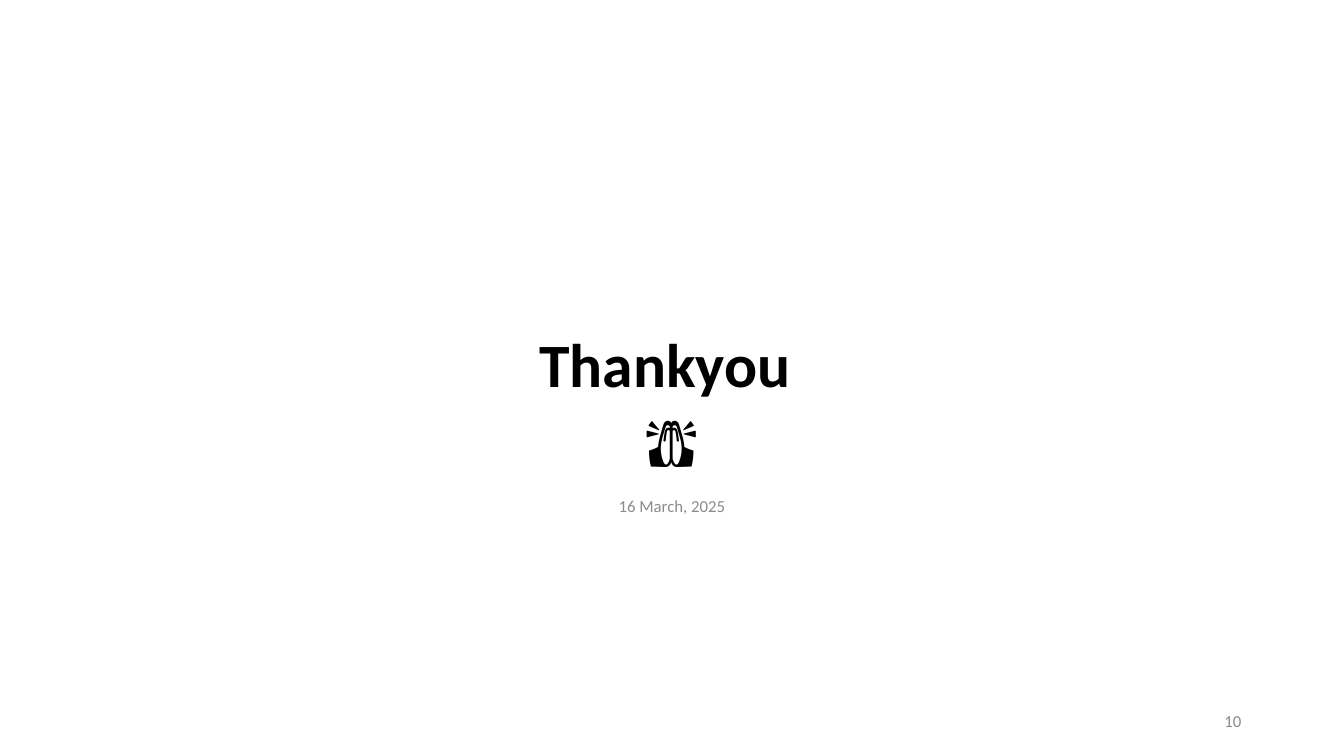
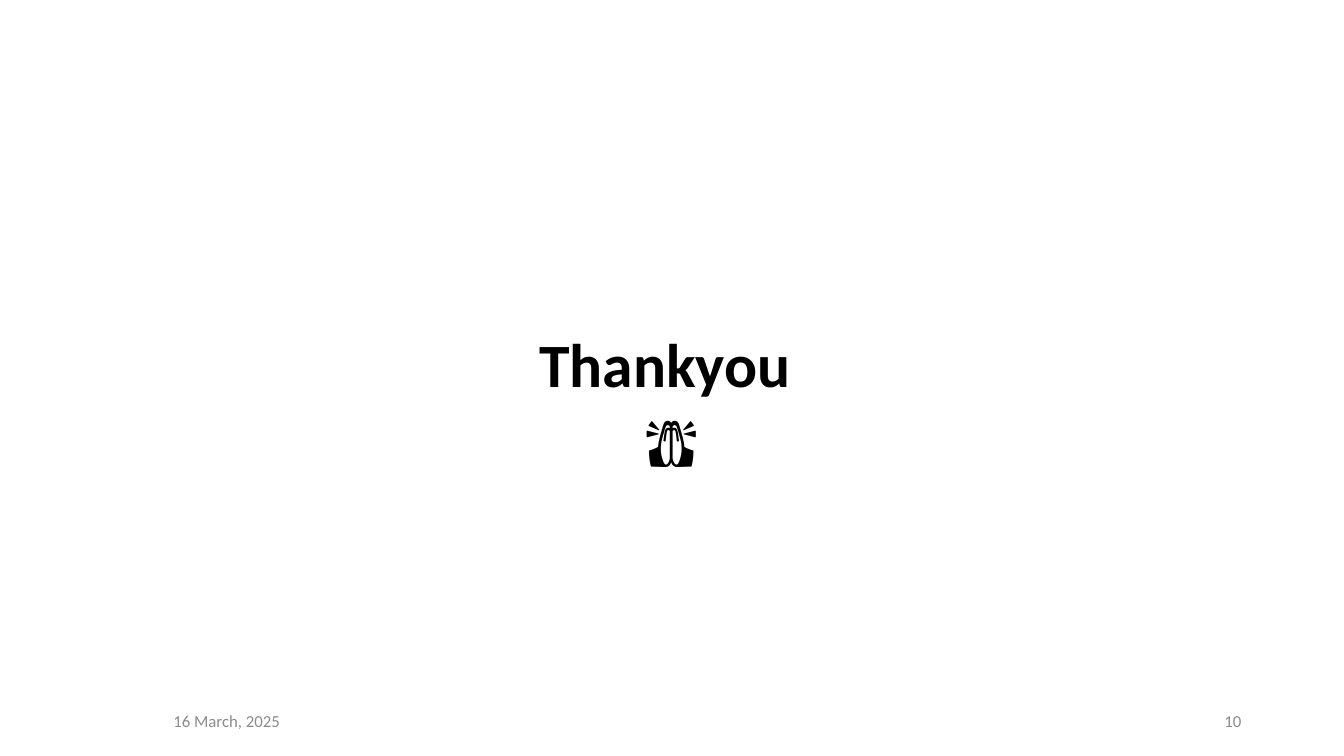
Before and after one commit to prajwolpakka/C_Programming_081BEI, a slide deck: slide 10 of slide/Slides.pptx. Drawn at 1344x756 pixels with LibreOffice and Linux fonts; fonts in the diff are those of the drawing. Boxes give left, top, right and bottom in pixels: in the first picture for what was removed or moved away, otherwise in the second. Text is boxed around its words. In the diff, an @@ line names an element or a change of style, - is before the commit and + after.

```diff
--- a/slide/Slides.pptx
+++ b/slide/Slides.pptx
@@ text "16 March, 2025": place and size @@
-text "16 March, 2025" at <box>619,500,725,514</box>
+text "16 March, 2025" at <box>173,715,280,729</box>
```
Also in this commit, not shown: 8 other slides changed, 1 other file.
